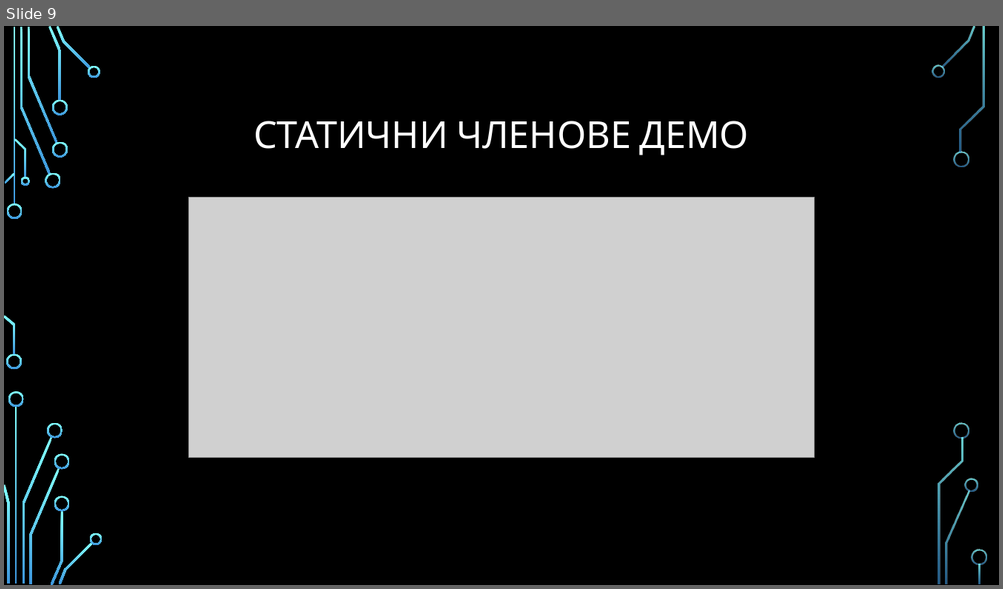
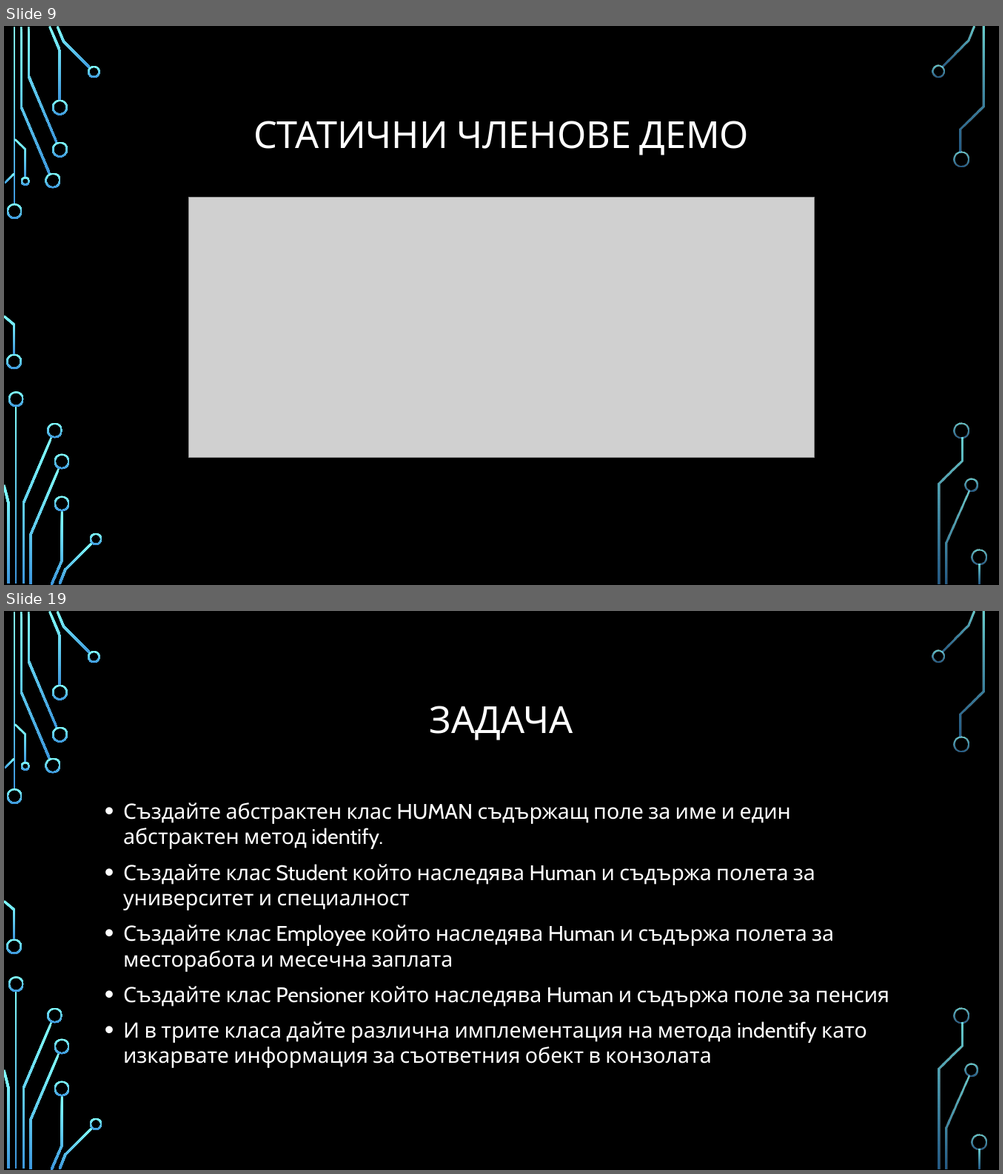
Before and after one commit to Bilyukov/java-course, a slide deck: 05.classes-and-object.pptx. Shown one above the other, each under a label of ours: slide 9 before the commit, slides 9 and 19 after it; the slides between them are not shown. The pictures are 1003x589 and 1003x1174 pixels, drawn with LibreOffice and Linux fonts; fonts in the diff are those of the drawing; grey boxes stand for pictures; background and template pictures are left out. Boxes give left, top, right and bottom in pixels: in the first picture for what was removed or moved away, otherwise in the second. Text is boxed around its words. In the diff, an @@ line names an element or a change of style, - is before the commit and + after.

```diff
--- a/05.classes-and-object.pptx
+++ b/05.classes-and-object.pptx
@@ slide 19 added at (x1=4, y1=611, x2=999, y2=1170), background picture (left out); not listed: 36 template elements that a slide beside it also shows @@
@@ title added at (x1=430, y1=706, x2=573, y2=741), 36 pt, text #FFFFFF @@
+ЗАДАЧА
@@ text added at (x1=123, y1=803, x2=889, y2=1068), 20.4 pt, text #FFFFFF @@
+• Създайте абстрактен клас HUMAN съдържащ поле за име и един абстрактен метод identify.
+• Създайте клас Student който наследява Human и съдържа полета за университет и специалност
+• Създайте клас Employee който наследява Human и съдържа полета за месторабота и месечна заплата
+• Създайте клас Pensioner който наследява Human и съдържа поле за пенсия
+• И в трите класа дайте различна имплементация на метода indentify като изкарвате информация за съответния обект в конзолата
```
Also in this commit, not shown: 10 other slides added, 30 other files.
